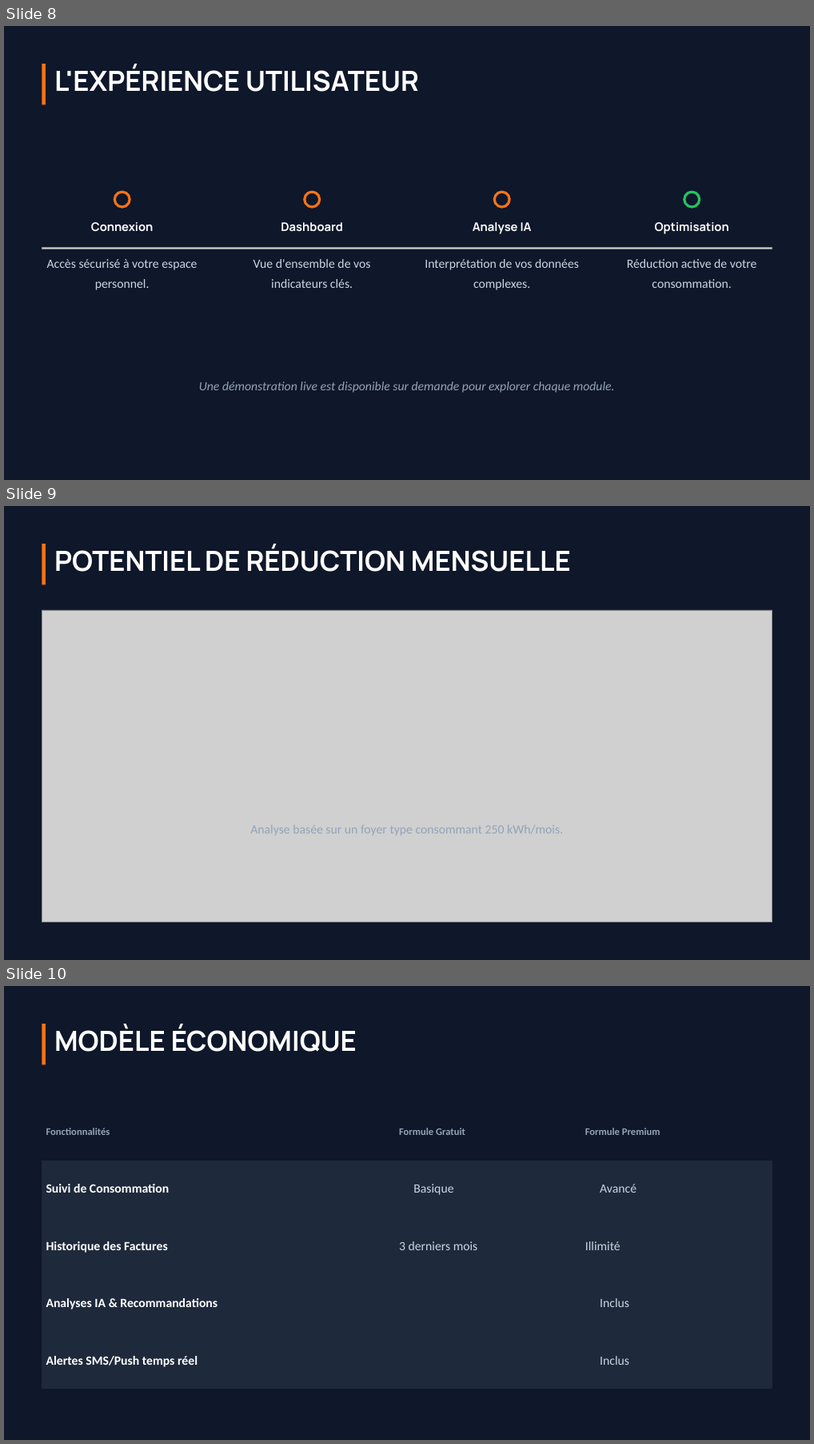
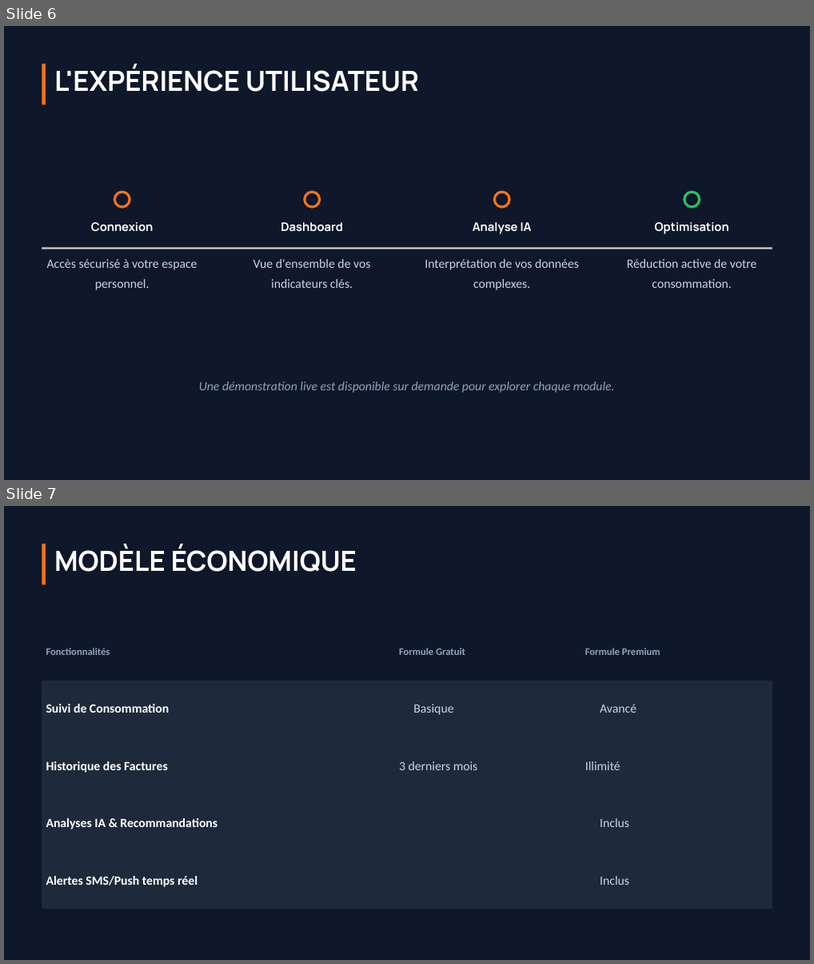
Before and after one commit to elizahajatiana1-star/ANGOVO, a slide deck: ANGOVO _Innovix.pptx. Shown one above the other, each under a label of ours: slides 8, 9 and 10 before the commit, slides 6 and 7 after it. The pictures are 814x1444 and 814x964 pixels, drawn with LibreOffice and Linux fonts; fonts in the diff are those of the drawing; grey boxes stand for pictures; background and template pictures are left out. Boxes give left, top, right and bottom in pixels: in the first picture for what was removed or moved away, otherwise in the second. Text is boxed around its words. In the diff, an @@ line names an element or a change of style, - is before the commit and + after.

```diff
--- a/ANGOVO _Innovix.pptx
+++ b/ANGOVO _Innovix.pptx
@@ slide 9 removed at [4,506,810,960], background picture (left out) @@
@@ rectangle removed at [42,544,45,584] @@
@@ text removed at [54,545,571,572] @@
-POTENTIEL DE RÉDUCTION MENSUELLE
@@ picture removed at [42,610,772,922] @@
@@ text removed at [250,824,563,835] @@
-Analyse basée sur un foyer type consommant 250 kWh/mois.
@@ what was slide 8 is now slide 6 @@
@@ what was slide 10 is now slide 7 @@
```
Also in this commit, not shown: 2 other slides removed.
